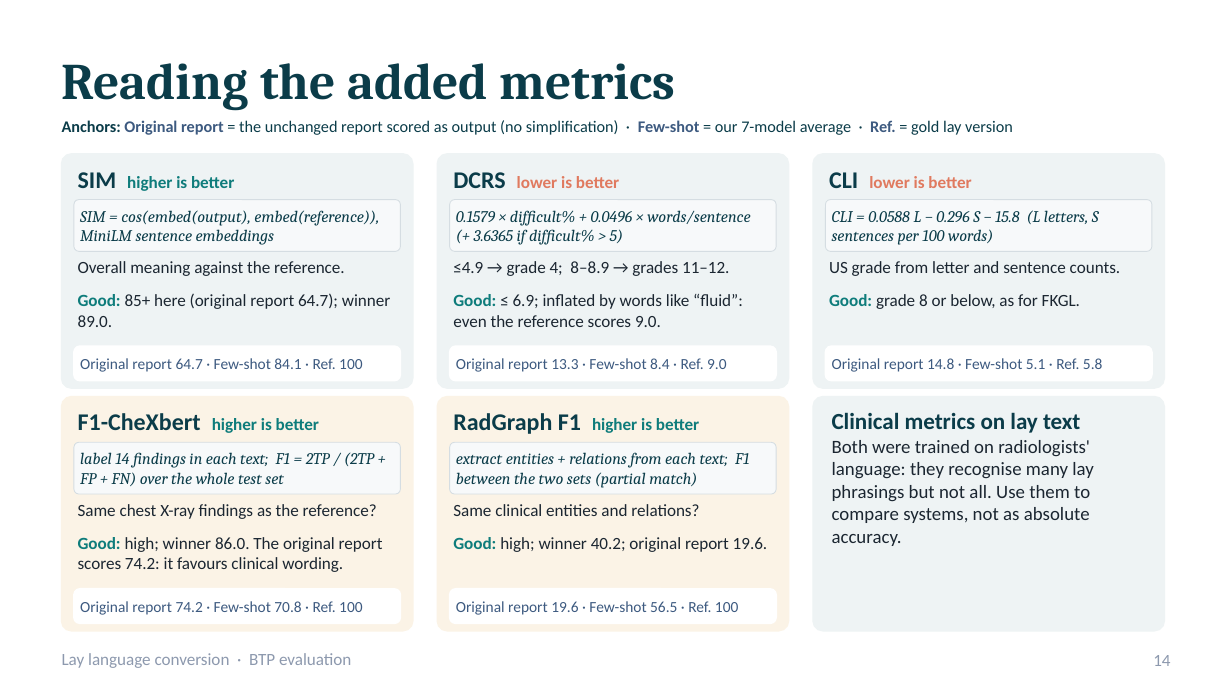
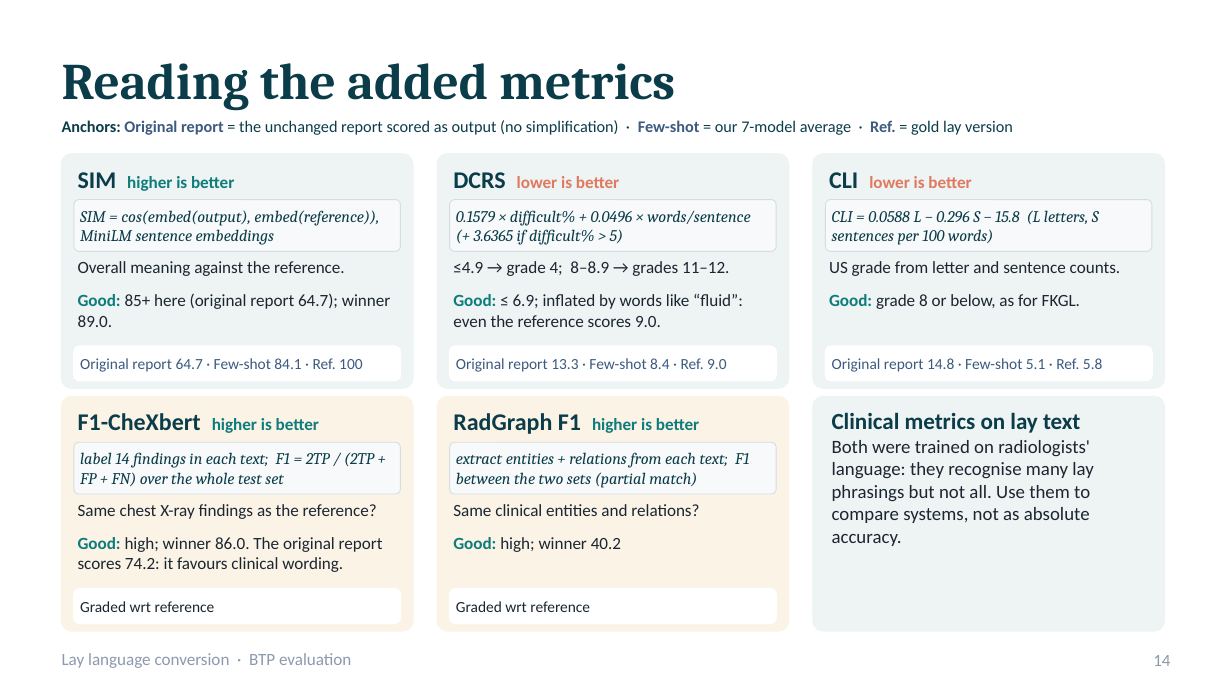
Before and after one commit to bibesgotthevibes/btp-Project, a slide deck: slide 14 of docs/BTP_Lay_Language_Conversion_Evaluation.pptx. Drawn at 1232x693 pixels with LibreOffice and Linux fonts; fonts in the diff are those of the drawing. Boxes give left, top, right and bottom in pixels: in the first picture for what was removed or moved away, otherwise in the second. Text is boxed around its words. In the diff, an @@ line names an element or a change of style, - is before the commit and + after.

```diff
--- a/docs/BTP_Lay_Language_Conversion_Evaluation.pptx
+++ b/docs/BTP_Lay_Language_Conversion_Evaluation.pptx
@@ text at [453,537,621,552]: text changed @@
-Good: high; winner 40.2; original report 19.6.
+Good: high; winner 40.2
@@ text at [80,601,215,612]: text changed; text colour #3D5A80 to #1B2631 @@
-Original report 74.2 · Few-shot 70.8 · Ref. 100
+Graded wrt reference
@@ text at [456,601,590,612]: text changed; text colour #3D5A80 to #1B2631 @@
-Original report 19.6 · Few-shot 56.5 · Ref. 100
+Graded wrt reference
```
Also in this commit, not shown: 11 other slides changed, 51 other files.
